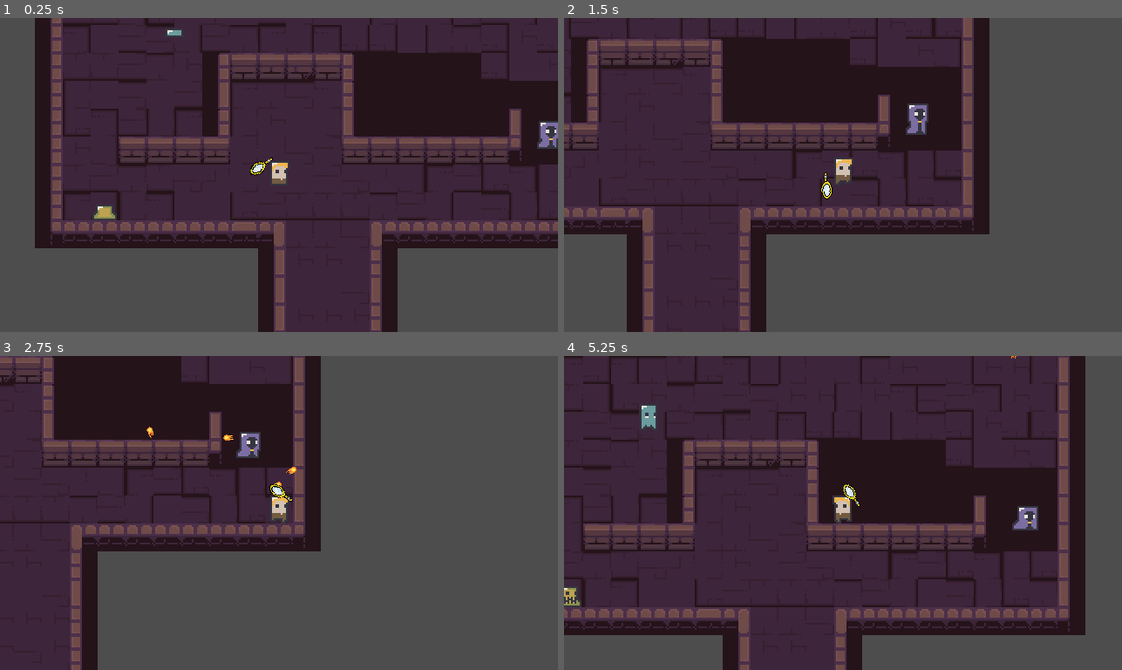
Above: before the commit, frames 1-4 (two rows, left to right).
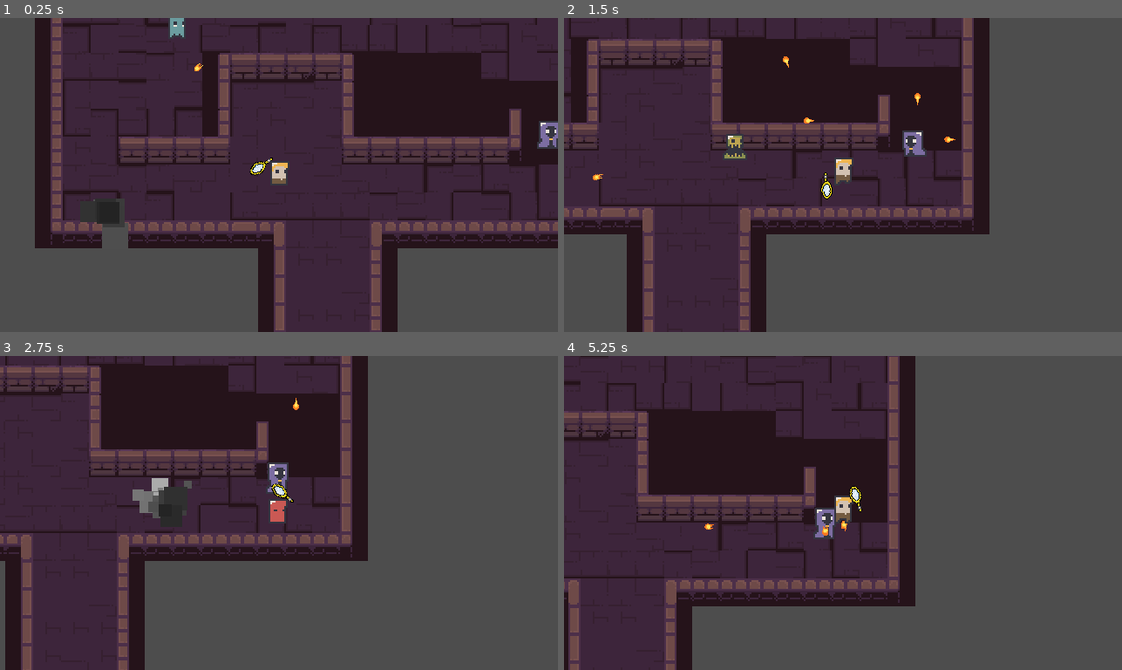
Above: after the commit, the same moments.

Repository: Z3BINI/mirror-attack
Game: Godot game, scene res://scenes/levels/test_level.tscn
Two runs of this game, one before a commit and one after it. Both use one fixed random seed, a clock stepped at 60 frames per second and the inputs below. The project has no main scene, so this scene is started directly.
Inputs (mouse positions are in pixels of both pictures, inside the frame that each line leads up to):
- Up to frame 1 (0.25 s): no input
- Up to frame 2 (1.5 s): move the mouse to (965, 159) at 0.52 s; hold D (move_right) 0.53-1.28 s; tap F (dash) at 0.6 s; move the mouse to (731, 190) at 1.27 s; hold S (move_down) from 1.28 s (still down); tap Shift (sprint) at 1.35 s
- Up to frame 3 (2.75 s): move the mouse to (334, 443) at 2.02 s; release S (move_down) at 2.03 s; hold D (move_right) from 2.03 s (still down); tap F (dash) at 2.1 s
- Up to frame 4 (5.25 s): move the mouse to (815, 575) at 2.77 s; release D (move_right) at 2.78 s; hold W (move_up) 2.78-3.53 s; tap Shift (sprint) at 2.85, 4.35 s; move the mouse to (1010, 560) at 3.52 s; hold A (move_left) 3.53-5.03 s; tap F (dash) at 3.6, 5.1 s; move the mouse to (675, 465) at 4.27 s; move the mouse to (870, 513) at 5.02 s; hold S (move_down) from 5.03 s (still down)

The runs differ from the first frame. In frame 1, 0.8% of the frame differs, in the area x 14-37%, y 0-74%; in frame 2, 0.9%; in frame 3, 26%; in frame 4, 53%, in the area x 0-94%, y 0-100%.

Commit message:
Made detect radious bigger to fix knockback issue

Diff:
--- a/scenes/enemies/boss.tscn
+++ b/scenes/enemies/boss.tscn
@@ -105,8 +105,8 @@
 radius = 1.0
 height = 10.0
 
-[sub_resource type="CircleShape2D" id="CircleShape2D_2l5yv"]
-radius = 88.0511
+[sub_resource type="CircleShape2D" id="CircleShape2D_r8cwl"]
+radius = 120.067
 
 [sub_resource type="RectangleShape2D" id="RectangleShape2D_qor1i"]
 size = Vector2(12, 13)
@@ -139,6 +139,7 @@
 script = ExtResource("1_6721y")
 ENEMY_TYPE = "BOSS"
 vanish_effect = NodePath("VanishEffect")
+KNOCK_BACK_STRENGTH = 50.0
 
 [node name="StateMachine" type="Node" parent="." node_paths=PackedStringArray("starting_state")]
 script = ExtResource("2_r6p87")
@@ -181,12 +182,11 @@
 collision_layer = 0
 
 [node name="CollisionShape2D" type="CollisionShape2D" parent="PlayerDetector"]
-shape = SubResource("CircleShape2D_2l5yv")
+shape = SubResource("CircleShape2D_r8cwl")
 debug_color = Color(1, 0.741176, 0.298039, 0.419608)
 
 [node name="HurtBox" parent="." instance=ExtResource("7_j22r5")]
 position = Vector2(0, 4)
-MAX_HP = 4.0
 
 [node name="CollisionShape2D" type="CollisionShape2D" parent="HurtBox"]
 position = Vector2(0, -4.5)
--- a/scenes/enemies/enemy.tscn
+++ b/scenes/enemies/enemy.tscn
@@ -106,7 +106,7 @@
 height = 10.0
 
 [sub_resource type="CircleShape2D" id="CircleShape2D_2l5yv"]
-radius = 53.0094
+radius = 120.067
 
 [sub_resource type="RectangleShape2D" id="RectangleShape2D_qor1i"]
 size = Vector2(10, 15)
@@ -117,6 +117,7 @@
 motion_mode = 1
 script = ExtResource("1_u6h40")
 ENEMY_TYPE = "TYPE1"
+KNOCK_BACK_STRENGTH = 50.0
 
 [node name="StateMachine" type="Node" parent="." node_paths=PackedStringArray("starting_state")]
 script = ExtResource("1_fw500")
@@ -164,7 +165,6 @@
 
 [node name="HurtBox" parent="." instance=ExtResource("7_drcld")]
 position = Vector2(0, 7)
-MAX_HP = 4.0
 
 [node name="CollisionShape2D" type="CollisionShape2D" parent="HurtBox"]
 position = Vector2(0, -7.5)
--- a/scenes/enemies/enemy_2.tscn
+++ b/scenes/enemies/enemy_2.tscn
@@ -105,8 +105,8 @@
 radius = 1.0
 height = 10.0
 
-[sub_resource type="CircleShape2D" id="CircleShape2D_2l5yv"]
-radius = 47.0
+[sub_resource type="CircleShape2D" id="CircleShape2D_edkvq"]
+radius = 120.067
 
 [sub_resource type="RectangleShape2D" id="RectangleShape2D_qor1i"]
 size = Vector2(12, 15)
@@ -117,6 +117,7 @@
 motion_mode = 1
 script = ExtResource("1_6721y")
 ENEMY_TYPE = "TYPE2"
+KNOCK_BACK_STRENGTH = 50.0
 
 [node name="StateMachine" type="Node" parent="." node_paths=PackedStringArray("starting_state")]
 script = ExtResource("2_r6p87")
@@ -159,12 +160,11 @@
 collision_layer = 0
 
 [node name="CollisionShape2D" type="CollisionShape2D" parent="PlayerDetector"]
-shape = SubResource("CircleShape2D_2l5yv")
+shape = SubResource("CircleShape2D_edkvq")
 debug_color = Color(1, 0.741176, 0.298039, 0.419608)
 
 [node name="HurtBox" parent="." instance=ExtResource("7_j22r5")]
 position = Vector2(0, 5)
-MAX_HP = 4.0
 
 [node name="CollisionShape2D" type="CollisionShape2D" parent="HurtBox"]
 position = Vector2(0, -5.5)
--- a/scenes/enemies/enemy_3.tscn
+++ b/scenes/enemies/enemy_3.tscn
@@ -105,8 +105,8 @@
 radius = 1.0
 height = 10.0
 
-[sub_resource type="CircleShape2D" id="CircleShape2D_2l5yv"]
-radius = 47.0
+[sub_resource type="CircleShape2D" id="CircleShape2D_4l56d"]
+radius = 120.067
 
 [sub_resource type="RectangleShape2D" id="RectangleShape2D_qor1i"]
 size = Vector2(12, 13)
@@ -139,6 +139,7 @@
 script = ExtResource("1_6721y")
 ENEMY_TYPE = "TYPE3"
 vanish_effect = NodePath("VanishEffect")
+KNOCK_BACK_STRENGTH = 50.0
 
 [node name="StateMachine" type="Node" parent="." node_paths=PackedStringArray("starting_state")]
 script = ExtResource("2_r6p87")
@@ -181,12 +182,11 @@
 collision_layer = 0
 
 [node name="CollisionShape2D" type="CollisionShape2D" parent="PlayerDetector"]
-shape = SubResource("CircleShape2D_2l5yv")
+shape = SubResource("CircleShape2D_4l56d")
 debug_color = Color(1, 0.741176, 0.298039, 0.419608)
 
 [node name="HurtBox" parent="." instance=ExtResource("7_j22r5")]
 position = Vector2(0, 4)
-MAX_HP = 4.0
 
 [node name="CollisionShape2D" type="CollisionShape2D" parent="HurtBox"]
 position = Vector2(0, -4.5)
